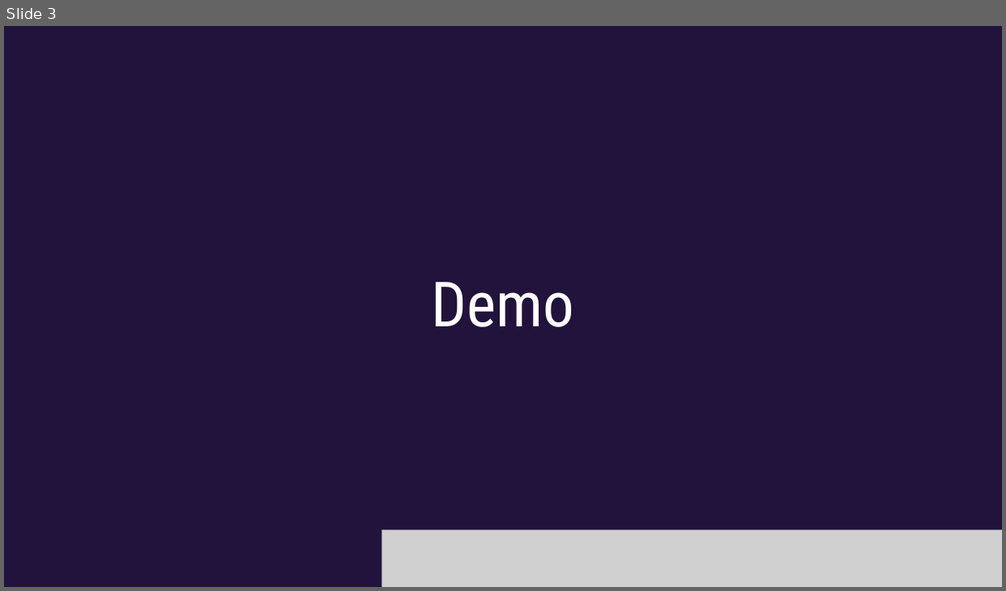
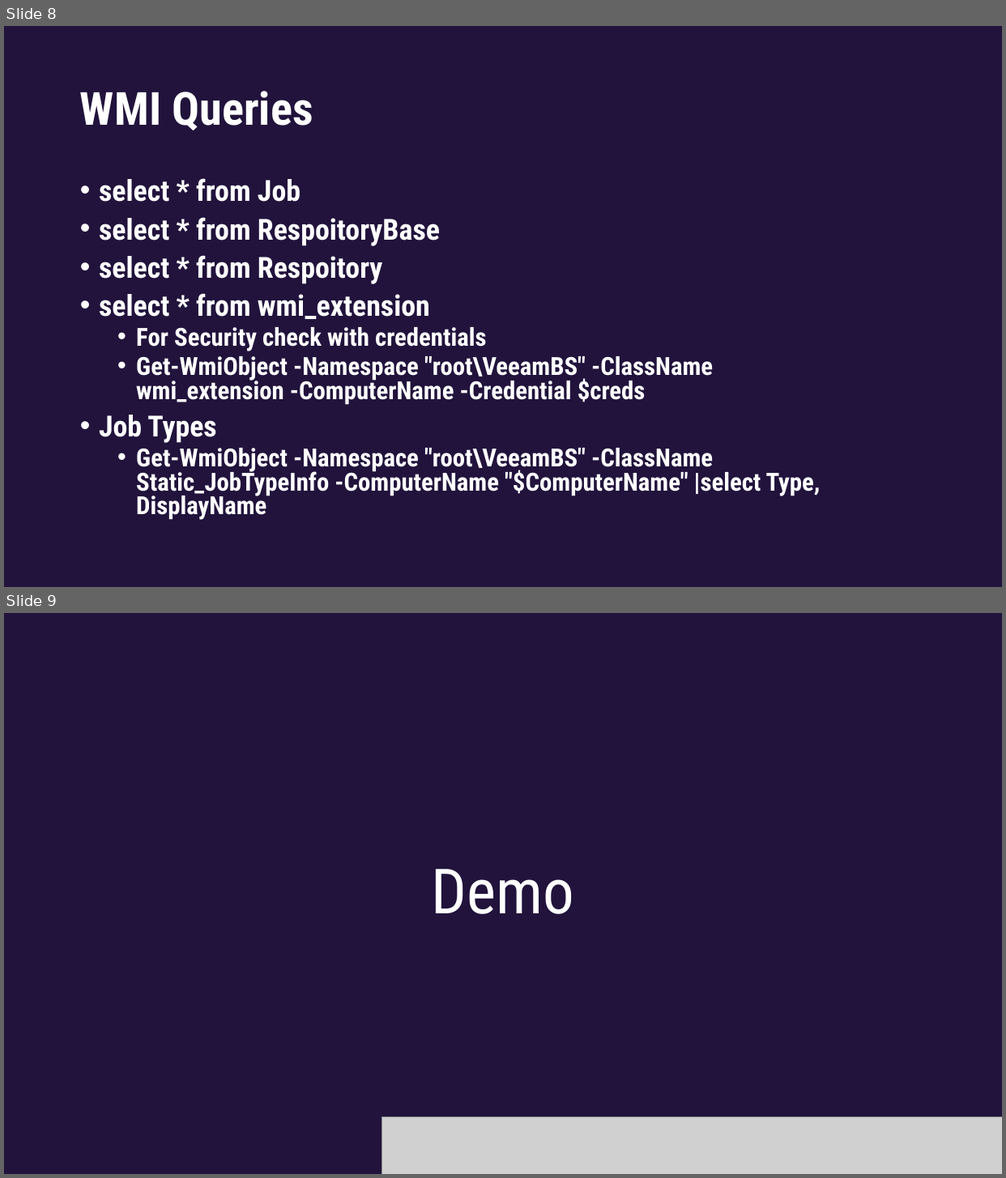
Before and after one commit to dsmith14w/VeeamBackupMP, a slide deck: SCOMathon 2024 PowerPoint Template D Smith Example.pptx. Shown one above the other, each under a label of ours: slide 3 before the commit, slides 8 and 9 after it. The pictures are 1006x591 and 1006x1178 pixels, drawn with LibreOffice and Linux fonts; fonts in the diff are those of the drawing; grey boxes stand for pictures; background and template pictures are left out. Boxes give left, top, right and bottom in pixels: in the first picture for what was removed or moved away, otherwise in the second. Text is boxed around its words. In the diff, an @@ line names an element or a change of style, - is before the commit and + after.

```diff
--- a/SCOMathon 2024 PowerPoint Template D Smith Example.pptx
+++ b/SCOMathon 2024 PowerPoint Template D Smith Example.pptx
@@ slide 8 added at (4, 26, 1002, 587), background #21133C @@
@@ title added at (80, 91, 313, 130), 44 pt, text #FFFFFF, bold @@
+WMI Queries
@@ text added at (99, 178, 820, 520), 24 pt, text #FFFFFF, bold @@
+• select * from Job
+• select * from RespoitoryBase
+• select * from Respoitory
+• select * from wmi_extension
+  • For Security check with credentials
+  • Get-WmiObject -Namespace "root\VeeamBS" -ClassName wmi_extension -ComputerName -Credential $creds
+• Job Types
+  • Get-WmiObject -Namespace "root\VeeamBS" -ClassName Static_JobTypeInfo -ComputerName "$ComputerName" |select Type, DisplayName
@@ what was slide 3 is now slide 9 @@
```
Also in this commit, not shown: 8 other slides added, 3 slides removed.
